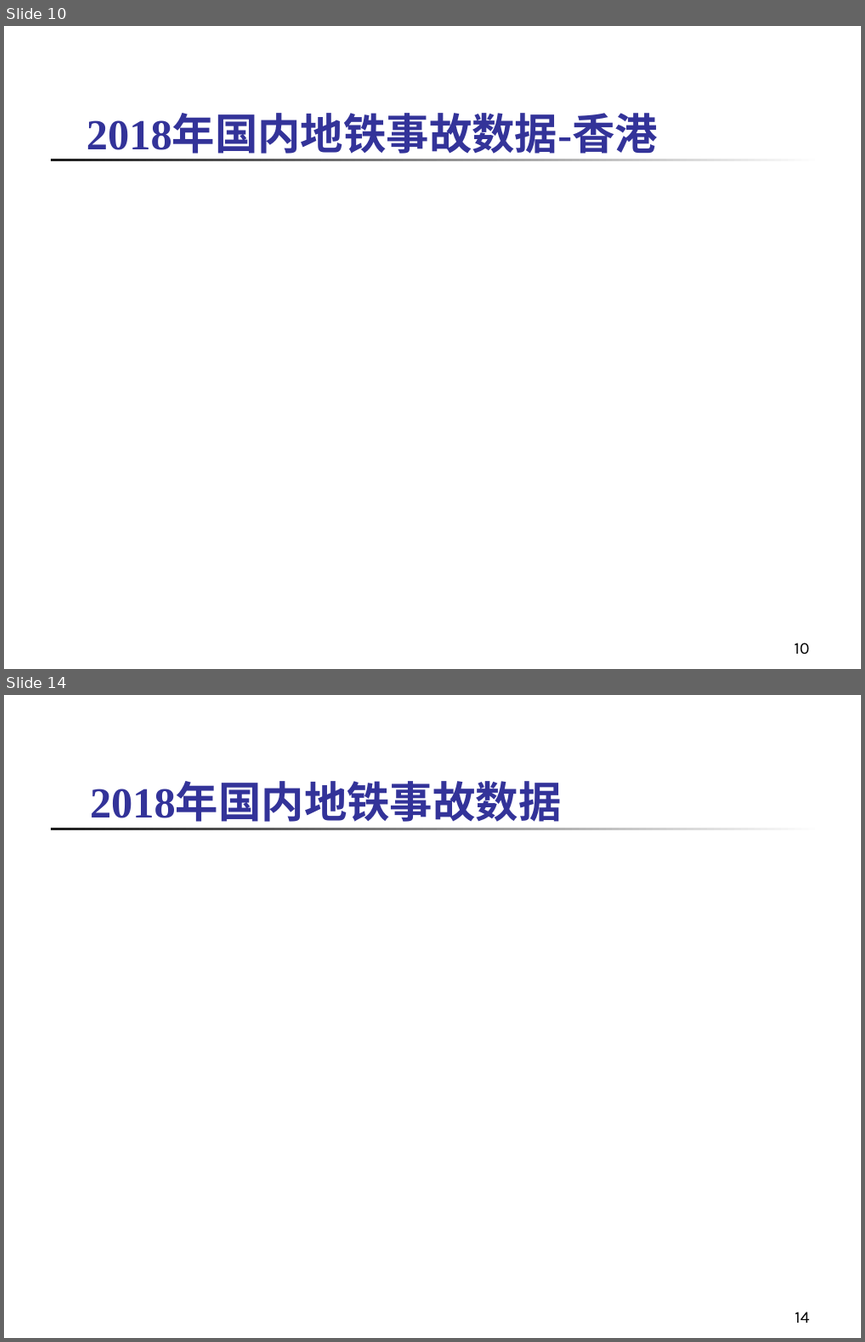
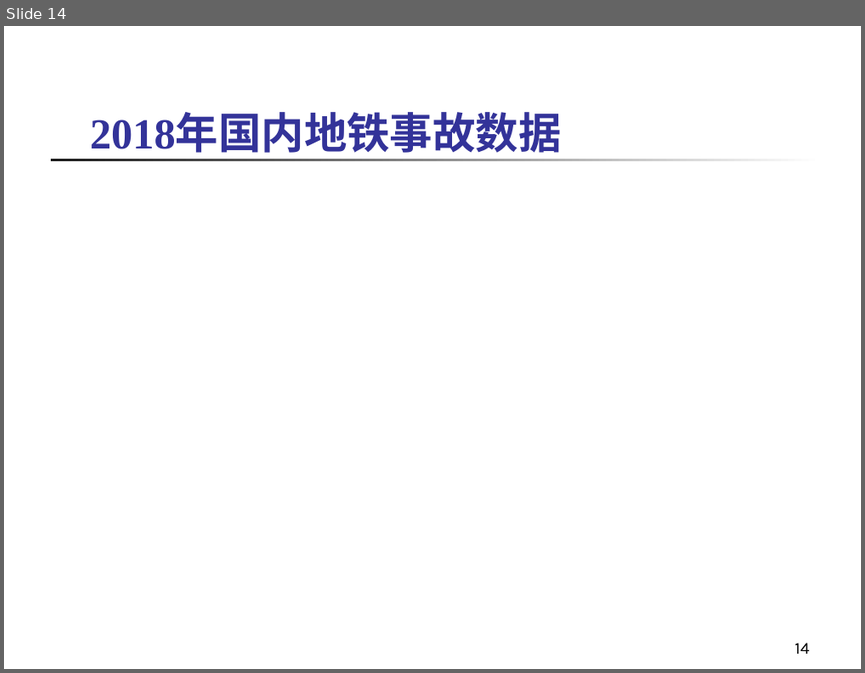
Before and after one commit to jiating777/laboratory, a slide deck: 地铁事故调研 5.ppt. Shown one above the other, each under a label of ours: slides 10 and 14 before the commit, slide 14 after it; the slides between them are not shown. The pictures are 865x1342 and 865x673 pixels, drawn with LibreOffice and Linux fonts; fonts in the diff are those of the drawing. Boxes give left, top, right and bottom in pixels: in the first picture for what was removed or moved away, otherwise in the second. Text is boxed around its words. In the diff, an @@ line names an element or a change of style, - is before the commit and + after.

```diff
--- a/地铁事故调研 5.ppt
+++ b/地铁事故调研 5.ppt
@@ slide 10 removed at (4,26,861,669), background #FFFFFF; not listed: 1 template element that a slide beside it also shows @@
@@ text removed at (86,116,658,154) @@
-2018年国内地铁事故数据-香港
@@ page number removed at (794,642,809,654) @@
-10
```
Also in this commit, not shown: 2 slides changed, 2 slides added, 1 other slide removed.
